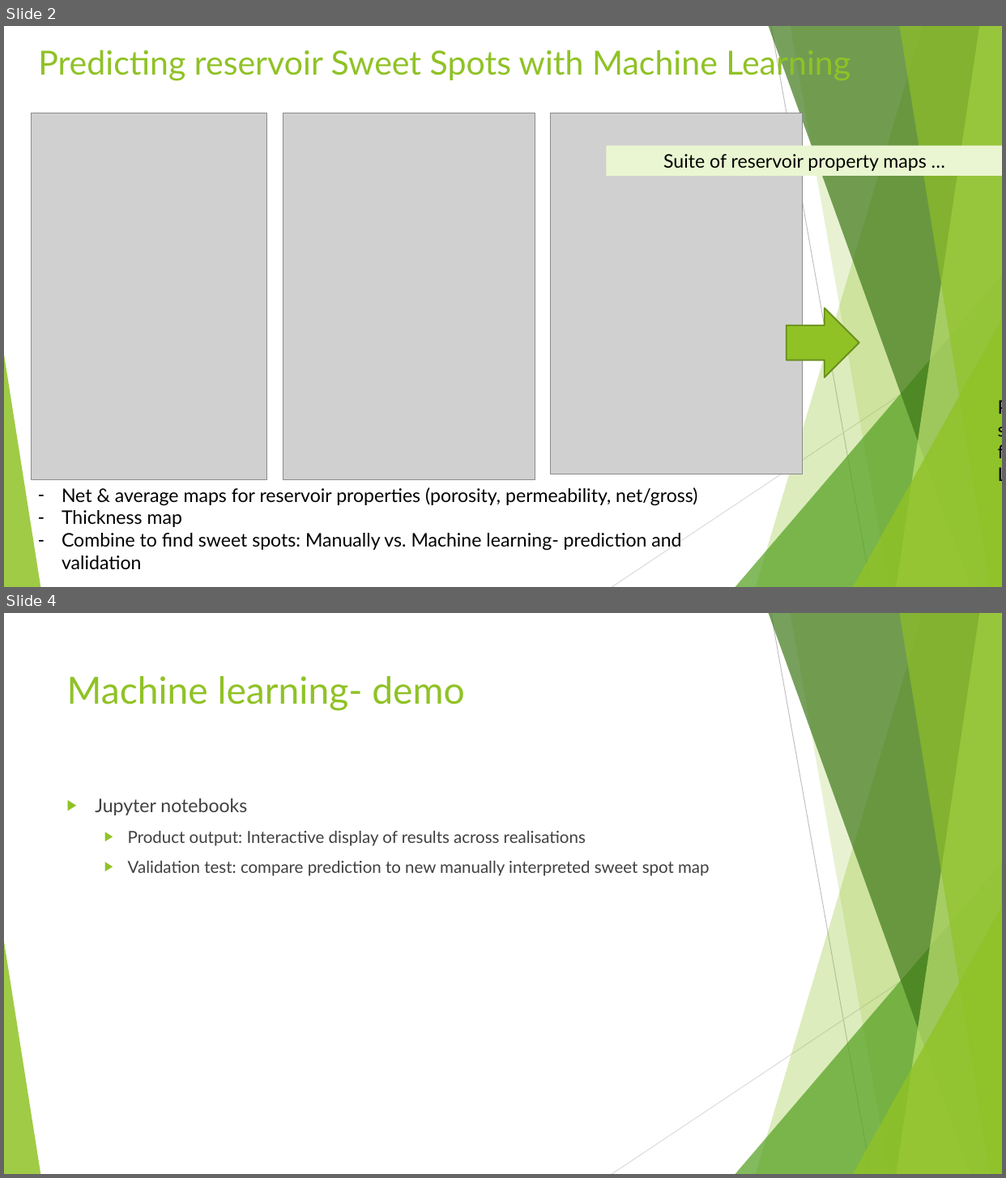
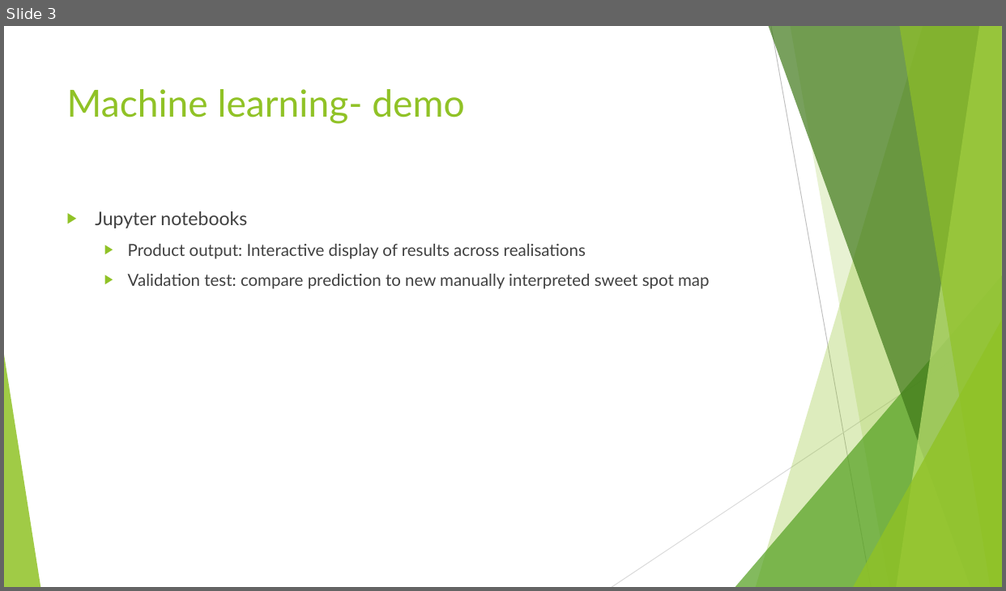
Before and after one commit to Nozziel/OGA2018_SweetSpotPrediction, a slide deck: Introduction.pptx. Shown one above the other, each under a label of ours: slides 2 and 4 before the commit, slide 3 after it; the slides between them are not shown. The pictures are 1006x1178 and 1006x591 pixels, drawn with LibreOffice and Linux fonts; fonts in the diff are those of the drawing; grey boxes stand for pictures. Boxes give left, top, right and bottom in pixels: in the first picture for what was removed or moved away, otherwise in the second. Text is boxed around its words. In the diff, an @@ line names an element or a change of style, - is before the commit and + after.

```diff
--- a/Introduction.pptx
+++ b/Introduction.pptx
@@ slide 2 removed at (4,26,1002,587), background #FFFFFF; not listed: 10 template elements that a slide beside it also shows @@
@@ title removed at (38,45,850,81) @@
-Predicting reservoir Sweet Spots with Machine Learning
@@ picture removed at (31,113,267,480) @@
@@ rectangle removed at (210,115,607,145) @@
-Suite of reservoir property maps …
@@ picture removed at (283,113,535,480) @@
@@ picture removed at (551,113,802,476) @@
@@ right arrow removed at (786,308,859,378) @@
@@ text removed at (876,294,991,392) @@
-Predict sweet spots for well Locations
@@ text removed at (62,488,697,570) @@
-– Net & average maps for reservoir properties (porosity, permeability, net/gross)
-– Thickness map
-– Combine to find sweet spots: Manually vs. Machine learning- prediction and validation
@@ what was slide 4 is now slide 3 @@
```
Also in this commit, not shown: 3 slides changed, 5 other files.
